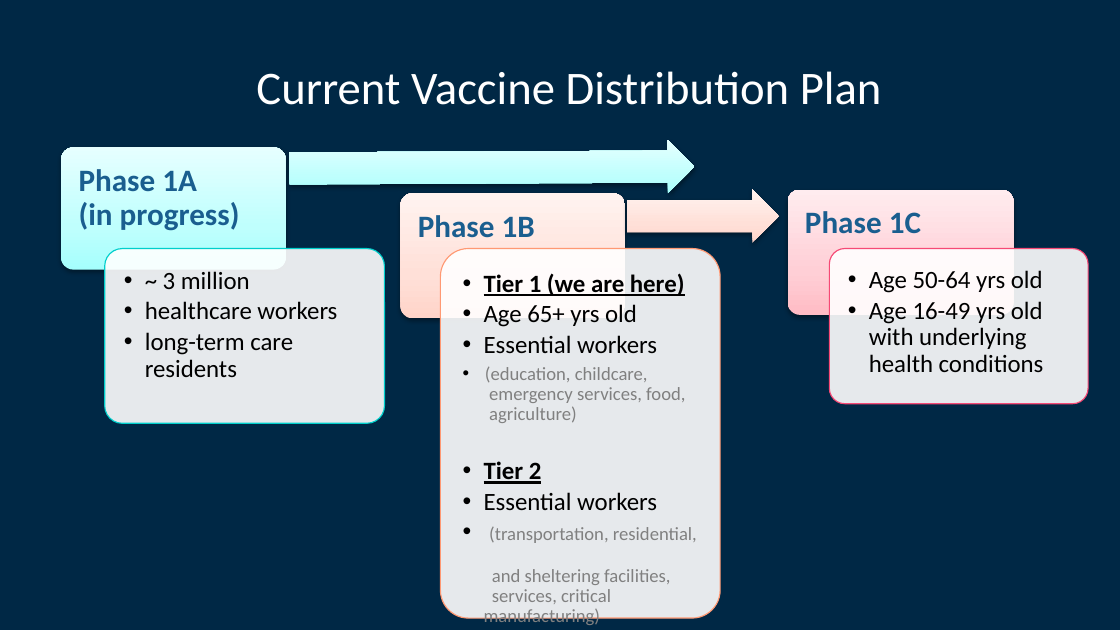
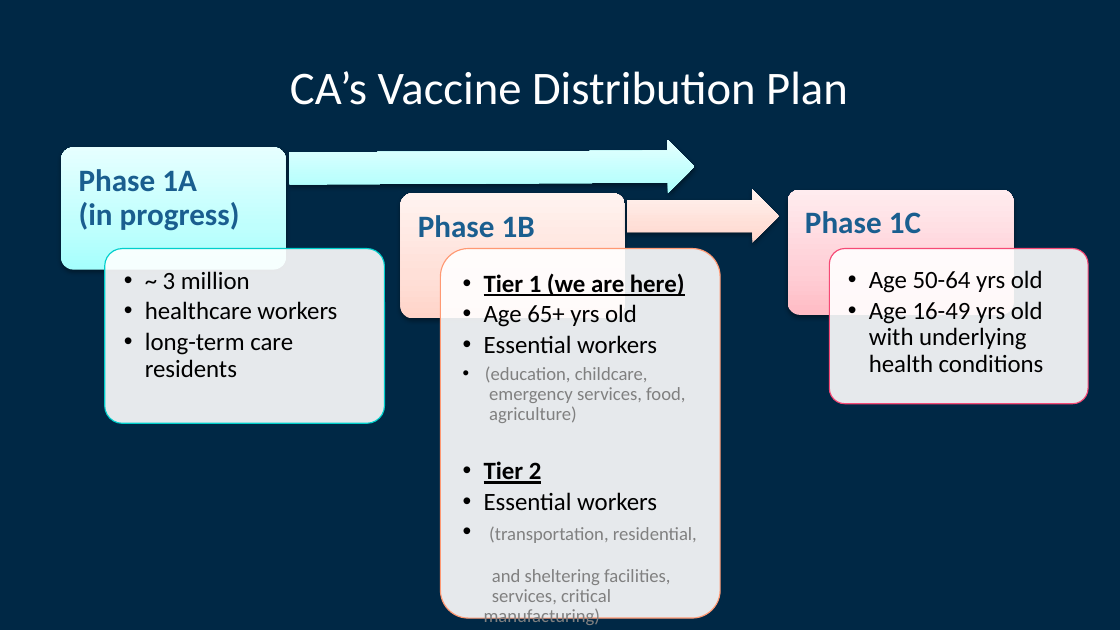
Before and after one commit to lettywu/COVID-19-vaccinations, a slide deck: slide 12 of alyssia/project5_intro.pptx (slide 5 before the commit). Drawn at 1120x630 pixels with LibreOffice and Linux fonts; fonts in the diff are those of the drawing. Boxes give left, top, right and bottom in pixels: in the first picture for what was removed or moved away, otherwise in the second. Text is boxed around its words. In the diff, an @@ line names an element or a change of style, - is before the commit and + after.

```diff
--- a/alyssia/project5_intro.pptx
+++ b/alyssia/project5_intro.pptx
@@ text at box(290, 71, 848, 105): text changed @@
-Current Vaccine Distribution Plan
+CA’s Vaccine Distribution Plan
```
Also in this commit, not shown: 2 other slides changed, 7 slides added, 1 slide removed, 3 other files.
